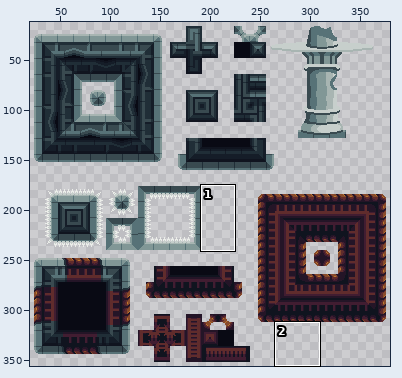
Two states of a sprite sheet, Project/Sprites/Tilesets/Castle Tileset Export.png. Above: a wide view before the commit, with the close-up outlined.
Close-up. Before the edit:
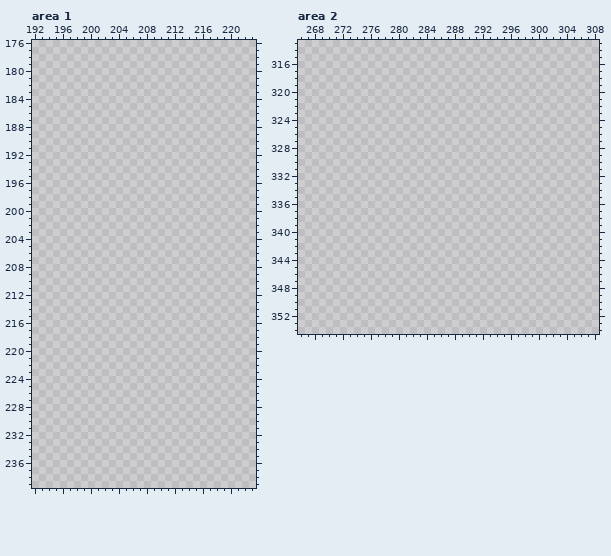
The file is 384x367 pixels. Shown: area 1: x 192..223, y 176..239; area 2: x 266..308, y 313..354. The wide view leaves out empty margins.
After:
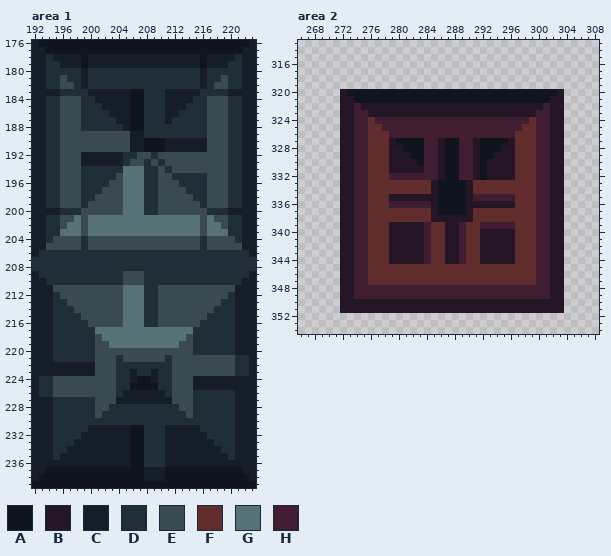
Palette (. is transparent): A #10141f  B #241527  C #151d28  D #202e37  E #394a50  F #602c2c  G #577277  H #411d31
From old to new:
--- area 1
@@ x 192..223 @@
-176 ................................
-177 ................................
-178 ................................
-179 ................................
-180 ................................
-181 ................................
-182 ................................
-183 ................................
-184 ................................
-185 ................................
-186 ................................
-187 ................................
-188 ................................
-189 ................................
-190 ................................
-191 ................................
-192 ................................
-193 ................................
-194 ................................
-195 ................................
-196 ................................
-197 ................................
-198 ................................
-199 ................................
-200 ................................
-201 ................................
-202 ................................
-203 ................................
-204 ................................
-205 ................................
-206 ................................
-207 ................................
-208 ................................
-209 ................................
-210 ................................
-211 ................................
-212 ................................
-213 ................................
-214 ................................
-215 ................................
-216 ................................
-217 ................................
-218 ................................
-219 ................................
-220 ................................
-221 ................................
-222 ................................
-223 ................................
-224 ................................
-225 ................................
-226 ................................
-227 ................................
-228 ................................
-229 ................................
-230 ................................
-231 ................................
-232 ................................
-233 ................................
-234 ................................
-235 ................................
-236 ................................
-237 ................................
-238 ................................
-239 ................................
+176 CAAAAAAAAAAAAAAAAAAAAAAAAAAAAAAC
+177 CCAAAAAAAAAAAAAAAAAAAAAAAAAAAACC
+178 CCDCCCCACCCCCCCCCCCCCCCCACCCCDCC
+179 CCDDCCCACCCCCCCCCCCCCCCCACCCDDCC
+180 CCDDDDDCDDDDDDDDDDDDDDDDCDDDDDCC
+181 CCDDEDDCDDDDDDDDDDDDDDDDCDDEDDCC
+182 CCDDEEDCDDDDDDDDDDDDDDDDCDEEDDCC
+183 CCCCDDDDCCCCCCAADDDCCCCCDDDDCCCC
+184 CCDDEEEDDCCCCCAADDDCCCCDDEEEDDCC
+185 CCDDEEEDDDCCCCAADDDCCCDDDEEEDDCC
+186 CCDDEEEDDDDCCCAADDDCCDDDDEEEDDCC
+187 CCDDEEEDDDDDCCAADDDCDDDDDEEEDDCC
+188 CCDDEEEDDDDDDCAADDDDDDDDDEEEDDCC
+189 CCDDEEEEEEEEEECCDDDDDDDDDEEEDDCC
+190 CCDDEEEEEEEEEECCAAACCCCCCEEEDDCC
+191 CCDDEEEEEEEEEECCAAACCCCCCEEEDDCC
+192 CCDDEEECCCCCCDDEEDEEEEEEEEEEDDCC
+193 CCDDEEECCCCCCDEEDEDEEEEEEEEEDDCC
+194 CCDDEEEDDDDDDGGGDDEDEEEEEEEEDDCC
+195 CCDDEEEDDDDDEGGGDDEEDDDDDEEEDDCC
+196 CCDDEEEDDDDEEGGGDDEEEDDDDEEEDDCC
+197 CCDDEEEDDDEEEGGGDDEEEEDDDEEEDDCC
+198 CCDDEEEDDEEEEGGGDDEEEEEDDEEEDDCC
+199 CCDDEEEDEEEEEGGGDDEEEEEEDEEEDDCC
+200 CCCCDDDEEEEEEGGGDDEEEEEEEDDDCCCC
+201 CCDDEEGEGGGGGGGGGGGGGGGGEGEEDDCC
+202 CCDDEGGEGGGGGGGGGGGGGGGGEGGEDDCC
+203 CCDDGGGEGGGGGGGGGGGGGGGGEGGGDDCC
+204 CCDEEEEDEEEEEEEEEEEEEEEEDEEEEDCC
+205 CCEEEEEDEEEEEEEEEEEEEEEEDEEEEECC
+206 CDDDDDDDDDDDDDDDDDDDDDDDDDDDDDDC
+207 DDDDDDDDDDDDDDDDDDDDDDDDDDDDDDDD
+208 DDDDDDDDDDDDDDDDDDDDDDDDDDDDDDDD
+209 CDDDDDDDDDDDDEEEDDDDDDDDDDDDDDDC
+210 CCDDDDDDDDDDDEEEDDDDDDDDDDDDDDCC
+211 CCCEEEEEEEEEEGGGDDEEEEEEEEEEECCC
+212 CCCDEEEEEEEEEGGGDDEEEEEEEEEEDCCC
+213 CCCDDEEEEEEEEGGGDDEEEEEEEEEDDCCC
+214 CCCDDDEEEEEEEGGGDDEEEEEEEEDDDCCC
+215 CCCDDDDEEEEEEGGGDDEEEEEEEDDDDCCC
+216 CCCDDDDDEEEEEGGGDDEEEEEEDDDDDCCC
+217 CCCDDDDDDGGGGGGGGGGGGGGDDDDDDCCC
+218 CCCDDDDDDEGGGGGGGGGGGGEDDDDDDCCC
+219 CCCDDDDDDEEGGGGGGGGGGEEDDDDDDCCC
+220 CCCDDDDDDEEEEEEEEEEEEEEDDDDDDCCC
+221 CCCDDDDDDEEEDEEEEEEDEEEEEEEEEDDC
+222 CCCCCCCCCEEEDDDDDDDDEEEEEEEEEDDC
+223 CCCCCCCCCEEEDDCDDCDDEEEEEEEEEDDC
+224 CDDEEEEEEEEEDDCAACDDEEECCCCCCCCC
+225 CDDEEEEEEEEEDDAAAADDEEECCCCCCCCC
+226 CDDEEEEEEEEEDCCCCCCDEEEDDDDDDCCC
+227 CCCDDDDDDEEECCCCCCCCEEEDDDDDDCCC
+228 CCCDDDDDDEEDDDDDDDDDDEEDDDDDDCCC
+229 CCCDDDDDDEDDDDDDDDDDDDEDDDDDDCCC
+230 CCCDDDDDDDDDDDDDDDDDDDDDDDDDDCCC
+231 CCCDDDDDCCCCCCAADDDCCCCCDDDDDCCC
+232 CCCDDDDCCCCCCCAADDDCCCCCCDDDDCCC
+233 CCCDDDCCCCCCCCAADDDCCCCCCCDDDCCC
+234 CCCDDCCCCCCCCCAADDDCCCCCCCCDDCCC
+235 CCCDCCCCCCCCCCAADDDCCCCCCCCCDCCC
+236 CCCCCCCCCCCCCCAADDDCCCCCCCCCCCCC
+237 CCAAAAAAAAAAAAAACCCAAAAAAAAAAACC
+238 CAAAAAAAAAAAAAAACCCAAAAAAAAAAAAC
+239 AAAAAAAAAAAAAAAAAAAAAAAAAAAAAAAA
--- area 2
@@ x 266..308 @@
 319 ...........................................
-320 ...........................................
-321 ...........................................
-322 ...........................................
-323 ...........................................
-324 ...........................................
-325 ...........................................
-326 ...........................................
-327 ...........................................
-328 ...........................................
-329 ...........................................
-330 ...........................................
-331 ...........................................
-332 ...........................................
-333 ...........................................
-334 ...........................................
-335 ...........................................
-336 ...........................................
-337 ...........................................
-338 ...........................................
-339 ...........................................
-340 ...........................................
-341 ...........................................
-342 ...........................................
-343 ...........................................
-344 ...........................................
-345 ...........................................
-346 ...........................................
-347 ...........................................
-348 ...........................................
-349 ...........................................
-350 ...........................................
-351 ...........................................
+320 ......BAAAAAAAAAAAAAAAAAAAAAAAAAAAAAAB.....
+321 ......BBAAAAAAAAAAAAAAAAAAAAAAAAAAAABB.....
+322 ......BBHBBBBBBBBBBBBBBBBBBBBBBBBBBHBB.....
+323 ......BBHHBBBBBBBBBBBBBBBBBBBBBBBBHHBB.....
+324 ......BBHHFHHHHHHHHHHHHHHHHHHHHHHFHHBB.....
+325 ......BBHHFFHHHHHHHHHHHHHHHHHHHHFFHHBB.....
+326 ......BBHHFFFHHHHHHHHHHHHHHHHHHFFFHHBB.....
+327 ......BBHHFFFBAAAAHHBAAHHBAAAABFFFHHBB.....
+328 ......BBHHFFFBBAAAHHBAAHHBAAABBFFFHHBB.....
+329 ......BBHHFFFBBBAAHHBAAHHBAABBBFFFHHBB.....
+330 ......BBHHFFFBBBBAHHBAAHHBABBBBFFFHHBB.....
+331 ......BBHHFFFBBBBBHHBAAHHBABBBBFFFHHBB.....
+332 ......BBHHFFFHHHHHHHBAAHHBABBBBFFFHHBB.....
+333 ......BBHHFFFFFFFFFBAAAABFFFFFFFFFHHBB.....
+334 ......BBHHFFFFFFFFFBAAAABFFFFFFFFFHHBB.....
+335 ......BBHHFFFBBBBBBBAAAABHHHHHHFFFHHBB.....
+336 ......BBHHFFFHHHHHHBAAAABBBBBBBFFFHHBB.....
+337 ......BBHHFFFFFFFFFBAAAABFFFFFFFFFHHBB.....
+338 ......BBHHFFFFFFFFFBBBBBBFFFFFFFFFHHBB.....
+339 ......BBHHFFFBBBBBHFFBBHFFHHHHHFFFHHBB.....
+340 ......BBHHFFFBBBBBHFFBBHFFBBBBBFFFHHBB.....
+341 ......BBHHFFFBBBBBHFFBBHFFBBBBBFFFHHBB.....
+342 ......BBHHFFFBBBBBHFFBBHFFBBBBBFFFHHBB.....
+343 ......BBHHFFFBBBBBHFFBBHFFBBBBBFFFHHBB.....
+344 ......BBHHFFFBBBBBHFFBBHFFBBBBBFFFHHBB.....
+345 ......BBHHFFFFFFFFFFFFFFFFFFFFFFFFHHBB.....
+346 ......BBHHFFFFFFFFFFFFFFFFFFFFFFFFHHBB.....
+347 ......BBHHFFFFFFFFFFFFFFFFFFFFFFFFHHBB.....
+348 ......BBHHHHHHHHHHHHHHHHHHHHHHHHHHHHBB.....
+349 ......BBHHHHHHHHHHHHHHHHHHHHHHHHHHHHBB.....
+350 ......BBBBBBBBBBBBBBBBBBBBBBBBBBBBBBBB.....
+351 ......BBBBBBBBBBBBBBBBBBBBBBBBBBBBBBBB.....
 352 ...........................................
Changed places in both close-ups, as pixel boxes (x1, y1, x2, y2):
added: (32, 40, 256, 488)
added: (340, 89, 564, 313)
